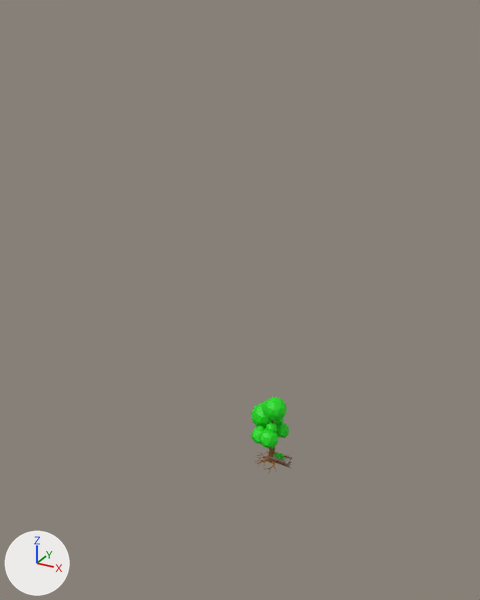
The Blender file blender models/TreeTemple.blend: old version first, new version second.
Camera for both pictures: a 50 mm camera at (1448.0, -3039.0, 2536.0) aimed at (-276.0, 95.0, 969.0). Every picture has the same lights, and +X, +Y and +Z are marked at lower left.

The first picture shows 'Temple', 'Tree'.
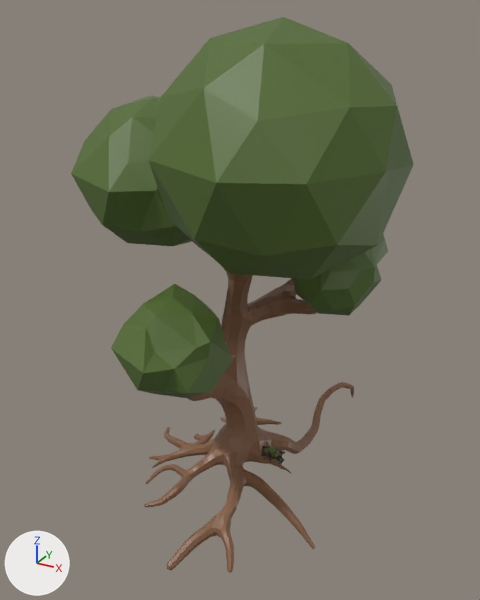
The change in detail:
Material 'TempleWallDownMaterial' (mat_templewalldownmaterial) is new.
Its base color is (0.0356, 0.0331, 0.0319) (black #353332).
Material 'TempleDarkWoodMaterial' (mat_templedarkwoodmaterial) is new.
Its base color is (0.0908, 0.0343, 0.0242) (brown #55342b).
Material 'TempleWallMaterial' (mat_templewallmaterial) is new.
Its base color is (0.105, 0.0823, 0.0723) (brown #5b514c).
Material 'TempleFenceTopMaterial' (mat_templefencetopmaterial) is new.
Its base color is (0.119, 0.0346, 0.0101) (brown #61341a).
Material 'TempleFenceMaterial' (mat_templefencematerial) is new.
Its base color is (0.133, 0.133, 0.133) (dark grey #666666).
Material 'TempleFloorMaterial' (mat_templefloormaterial) is new.
Its base color is (0.0578, 0.0612, 0.0612) (dark grey #444646).
Material 'TempleRoofMaterial' (mat_templeroofmaterial) is new.
Its base color is (0.0595, 0.0222, 0.0319) (brown #452932).
Material 'WorldTreeLeavesMaterial' (mat_worldtreeleavesmaterial) is new.
Its base color is (0.0844, 0.147, 0.0262) (dark green #526b2d).
Material 'WorldTreeWoodMaterial' (mat_worldtreewoodmaterial) is new.
Its base color is (0.235, 0.112, 0.0545) (brown #855e42).
Its roughness is 0.4.
me_temple is used by ob_temple; location (0.0, 0.0, 0.0).
me_temple had 2265 vertices, 1991 faces and spanned x -27.0..127.0, y -33.0..43.0, z -8.0..46.0.
me_temple no longer uses material mat_material_001 (grey #afa8b7).
me_temple no longer uses material mat_material (white #e7dcd9).
me_temple no longer uses material mat_material_003 (grey #7d8a7f).
me_temple now has 1382 vertices, 1397 faces, 4 loose edges and spans x -85.0..80.0, y -51.0..51.0, z -6.0..76.0.
me_temple part 1: 1 vertex moved within x 20.0, y 17.0, z 15.0; 1806 vertices removed from x -27.0..127.0, y -33.0..43.0, z -8.0..46.0; 1372 vertices added at x -85.0..80.0, y -51.0..51.0, z -6.0..76.0.
me_temple no longer uses material mat_darkwoodmaterial (brown #8b4513).
me_temple no longer uses material mat_material_002 (light grey #caabab).
me_temple now uses material mat_templewallmaterial (brown #5b514c).
me_temple now uses material mat_templewalldownmaterial (black #353332).
me_temple now uses material mat_templefloormaterial (dark grey #444646).
me_temple now uses material mat_templedarkwoodmaterial (brown #55342b).
me_temple now uses material mat_templefencematerial (dark grey #666666).
me_temple now uses material mat_templefencetopmaterial (brown #61341a).
me_temple now uses material mat_templeroofmaterial (brown #452932).
Mesh me_worldtreemesh is new.
It has 8654 vertices, 9336 faces and spans x -1035.0..740.0, y -1004.0..1446.0, z -345.0..2503.0.
Faces by material slot: [7896, 1440].
It uses material mat_worldtreewoodmaterial (brown #855e42).
It uses material mat_worldtreeleavesmaterial (dark green #526b2d).
Object 'Tree' (ob_tree) is deleted.
Object 'WorldTree' (ob_worldtree) is new; it shows me_worldtreemesh.
Its location is (0.0, 0.0, 0.0).

Where the change shows, as pixel boxes [x1, y1, x2, y2] in the pictures (480 x 600 px):
'WorldTree', added (green)
    after: [71, 17, 414, 573]
    faces in mat_worldtreeleavesmaterial (dark green #526b2d): [71, 17, 414, 462]
    faces in mat_worldtreewoodmaterial (brown #855e42): [144, 239, 354, 573]
'Tree', deleted (green)
    before: [251, 397, 291, 474]
    faces in mat_leavesmaterial (green #10dd10): [251, 397, 289, 460]
    faces in mat_woodmaterial (brown #8b5a2b): [253, 420, 291, 474]
'Temple', reshaped
    before: [269, 451, 292, 467]
    after: [261, 446, 286, 464]
